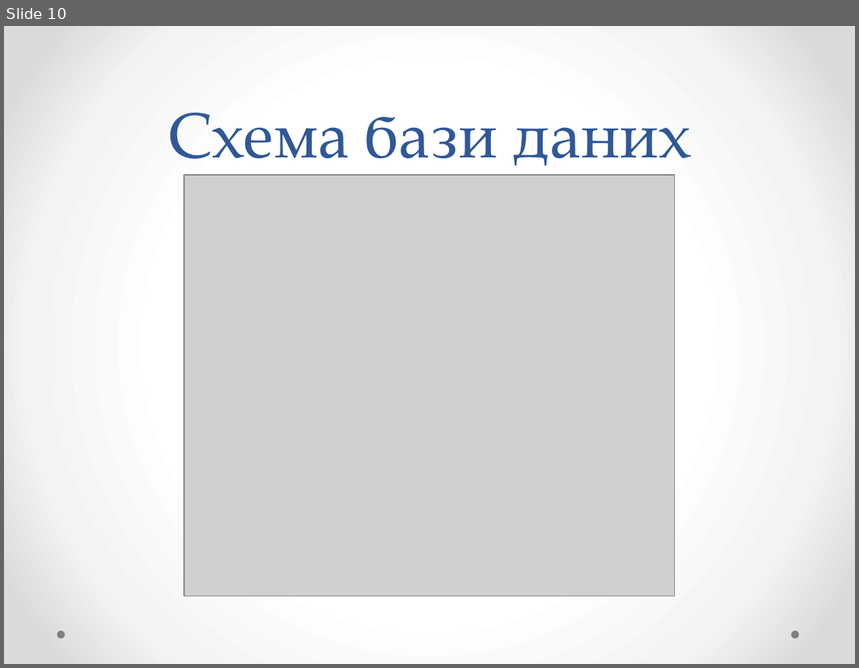
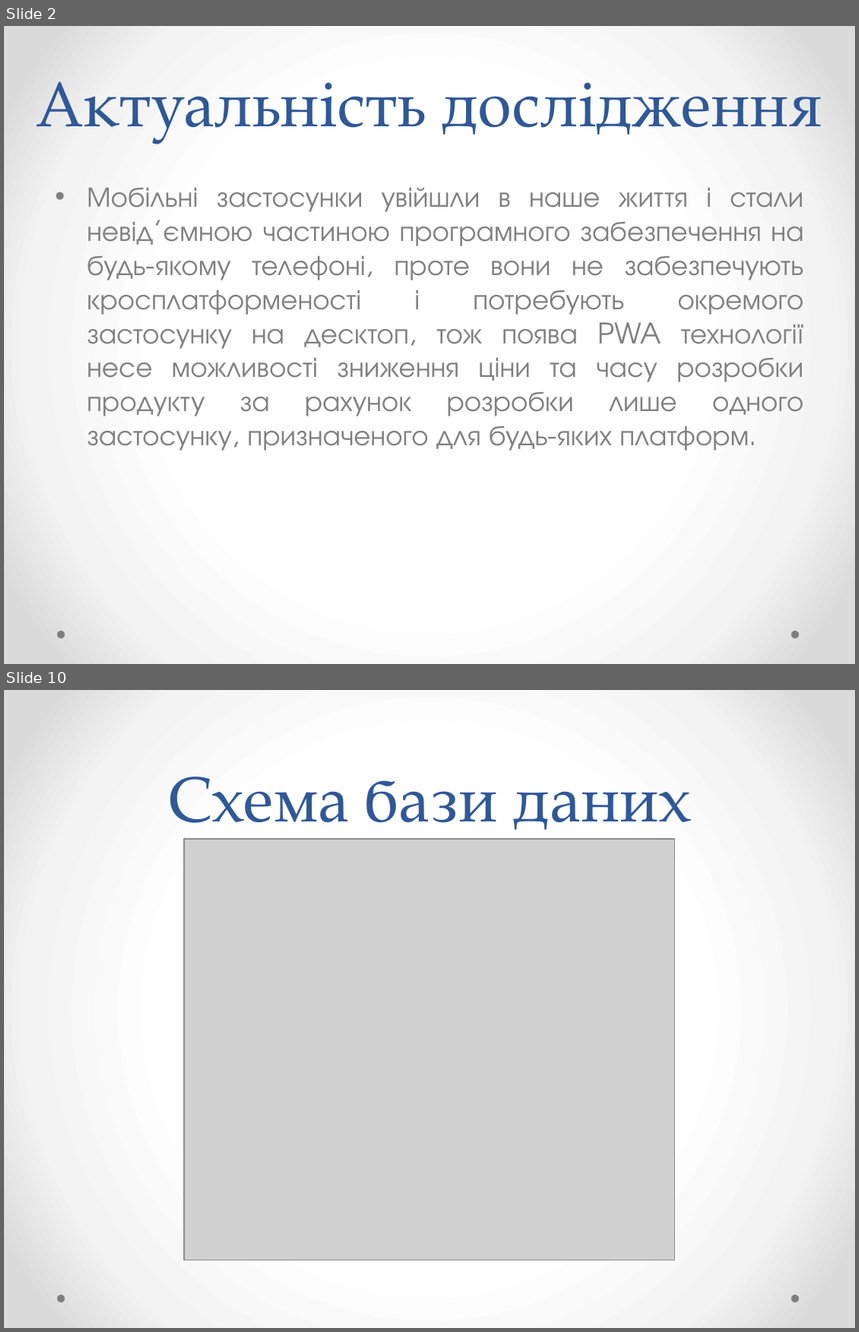
Before and after one commit to YaroslavGozak/University, a slide deck: Диплом/Розробка застосунку Месенджер.pptx. Shown one above the other, each under a label of ours: slide 10 before the commit, slides 2 and 10 after it; the slides between them are not shown. The pictures are 859x668 and 859x1332 pixels, drawn with LibreOffice and Linux fonts; fonts in the diff are those of the drawing; grey boxes stand for pictures. Boxes give left, top, right and bottom in pixels: in the first picture for what was removed or moved away, otherwise in the second. Text is boxed around its words. In the diff, an @@ line names an element or a change of style, - is before the commit and + after.

```diff
--- a/Диплом/Розробка застосунку Месенджер.pptx
+++ b/Диплом/Розробка застосунку Месенджер.pptx
@@ slide 2 added at (4, 26, 855, 664), background gradient #FFFFFF to #F4F4F4 to #DADADA; not listed: 2 template elements that a slide beside it also shows @@
@@ title added at (37, 81, 823, 143), 54 pt, text #2F5897 @@
+Актуальність дослідження
@@ text added at (87, 188, 804, 451), 24 pt, text #808080 @@
+• Мобільні застосунки увійшли в наше життя і стали невід’ємною частиною програмного забезпечення на будь-якому телефоні, проте вони не забезпечують кросплатформеності і потребують окремого застосунку на десктоп, тож поява PWA технології несе можливості зниження ціни та часу розробки продукту за рахунок розробки лише одного застосунку, призначеного для будь-яких платформ.
```
Also in this commit, not shown: 3 slides changed, 6 other slides added, 8 slides removed, 5 other files.
